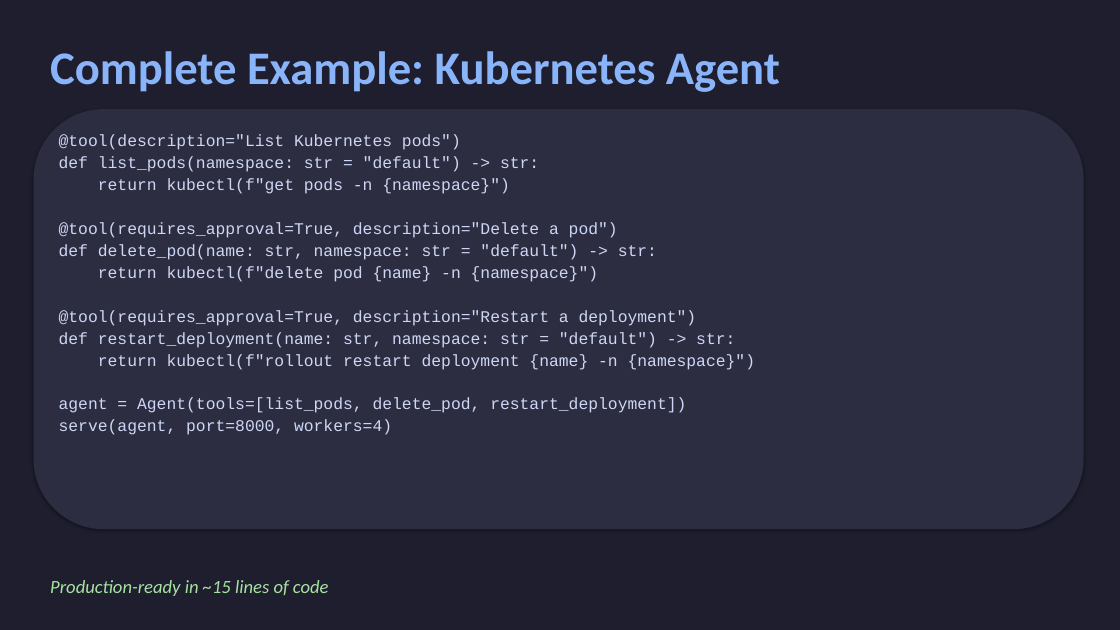
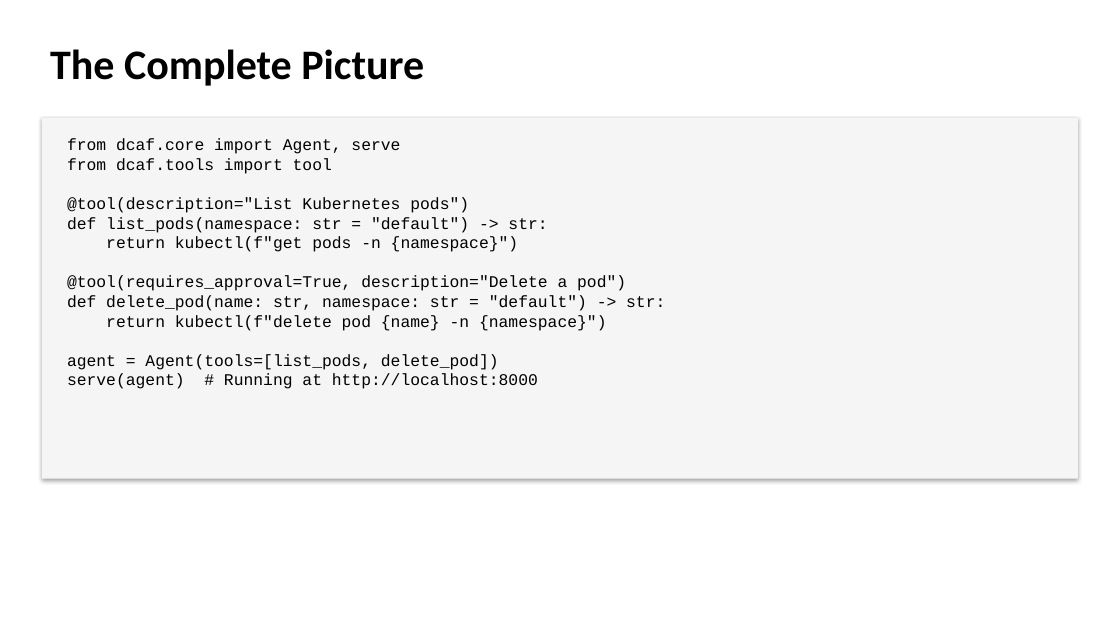
Before and after one commit to duplocloud/dcaf, a slide deck: slide 3 of docs/presentations/dcaf-core-presentation.pptx (slide 15 before the commit). Drawn at 1120x630 pixels with LibreOffice and Linux fonts; fonts in the diff are those of the drawing. Boxes give left, top, right and bottom in pixels: in the first picture for what was removed or moved away, otherwise in the second. Text is boxed around its words. In the diff, an @@ line names an element or a change of style, - is before the commit and + after.

Commit message:
Add A2A protocol support and session management improvements
- Add A2A (Agent-to-Agent) protocol implementation with RemoteAgent client
- Add session management with typed serialization (Pydantic/dataclass support)
- Update documentation: engineering handoff, getting started, tools guide
- Add A2A example and documentation
- Add PPTX generation script for presentations
- Update mkdocs configuration

```diff
--- a/docs/presentations/dcaf-core-presentation.pptx
+++ b/docs/presentations/dcaf-core-presentation.pptx
@@ text at (x1=50, y1=49, x2=424, y2=86): text changed; size 40 to 36 pt; text colour #89B4FA to #000000 @@
-Complete Example: Kubernetes Agent
+The Complete Picture
@@ rounded rectangle removed at (x1=34, y1=109, x2=1084, y2=529) @@
@@ rectangle resized from (x1=0, y1=0, x2=1120, y2=630) to (x1=42, y1=118, x2=1078, y2=479) @@
@@ rectangle at (x1=42, y1=118, x2=1078, y2=479): fill #1E1E2E to #F5F5F5 @@
@@ text at (x1=67, y1=138, x2=665, y2=389): text changed; text colour #CDD6F4 to #000000 @@
-@tool(description="List Kubernetes pods")
-def list_pods(namespace: str = "default") -> str:
-return kubectl(f"get pods -n {namespace}")
-@tool(requires_approval=True, description="Delete a pod")
-def delete_pod(name: str, namespace: str = "default") -> str:
-return kubectl(f"delete pod {name} -n {namespace}")
-@tool(requires_approval=True, description="Restart a deployment")
-def restart_deployment(name: str, namespace: str = "default") -> str:
-return kubectl(f"rollout restart deployment {name} -n {namespace}")
-agent = Agent(tools=[list_pods, delete_pod, restart_deployment])
-serve(agent, port=8000, workers=4)
+from dcaf.core import Agent, serve
+from dcaf.tools import tool
+@tool(description="List Kubernetes pods")
+def list_pods(namespace: str = "default") -> str:
+return kubectl(f"get pods -n {namespace}")
+@tool(requires_approval=True, description="Delete a pod")
+def delete_pod(name: str, namespace: str = "default") -> str:
+return kubectl(f"delete pod {name} -n {namespace}")
+agent = Agent(tools=[list_pods, delete_pod])
+serve(agent) # Running at http://localhost:8000
@@ text removed at (x1=50, y1=580, x2=329, y2=596) @@
-Production-ready in ~15 lines of code
```
Also in this commit, not shown: 7 other slides changed, 33 slides added, 11 slides removed, 25 other files.
